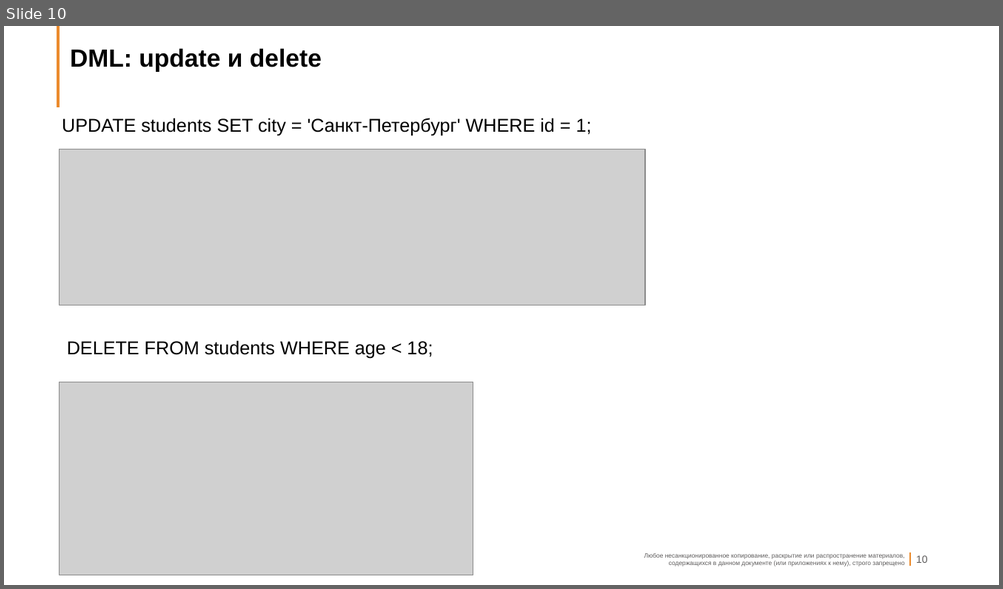
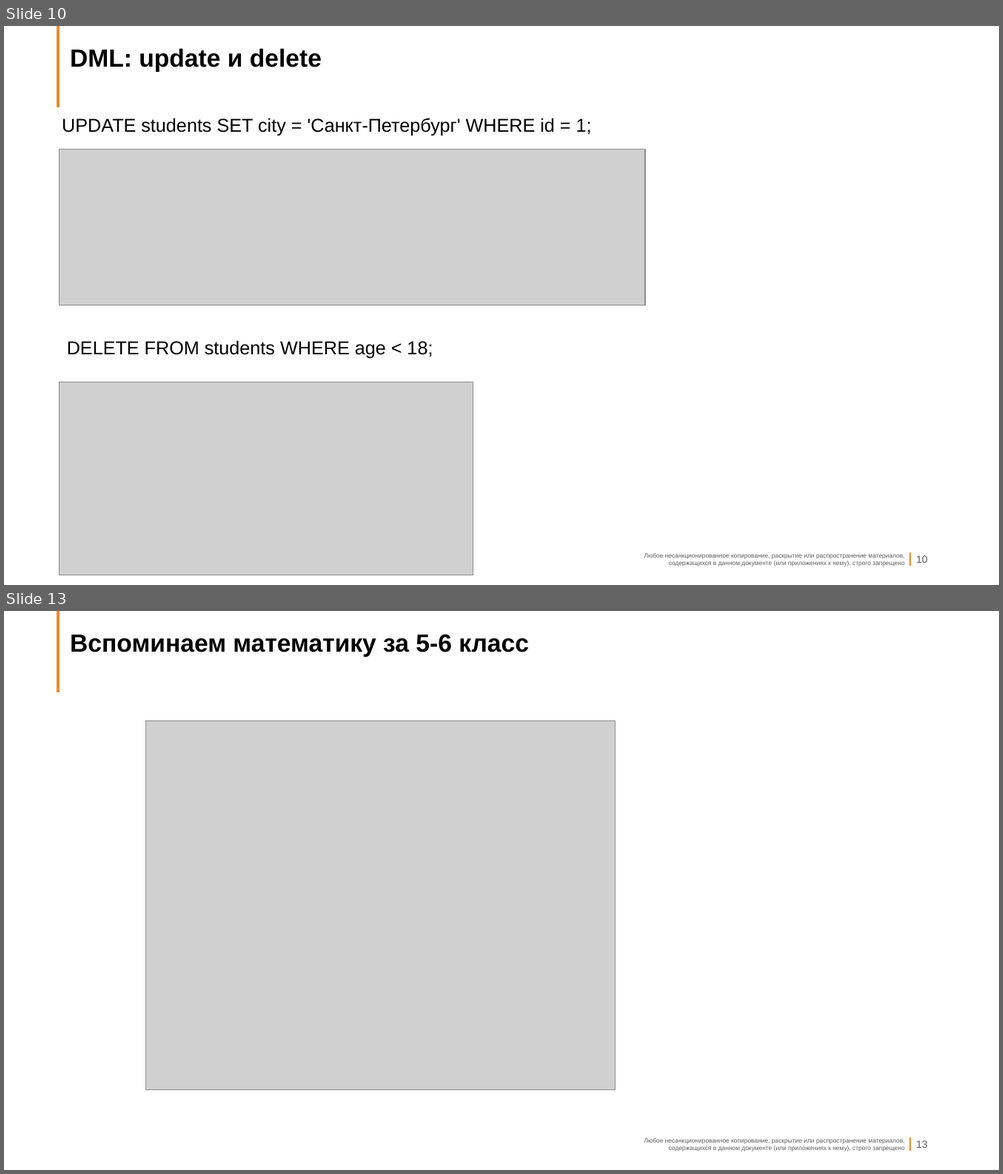
Before and after one commit to vivyako/it-24107, a slide deck: Лекция2_Основы_SQL.pptx. Shown one above the other, each under a label of ours: slide 10 before the commit, slides 10 and 13 after it; the slides between them are not shown. The pictures are 1003x589 and 1003x1174 pixels, drawn with LibreOffice and Linux fonts; fonts in the diff are those of the drawing; grey boxes stand for pictures; background and template pictures are left out. Boxes give left, top, right and bottom in pixels: in the first picture for what was removed or moved away, otherwise in the second. Text is boxed around its words. In the diff, an @@ line names an element or a change of style, - is before the commit and + after.

```diff
--- a/Лекция2_Основы_SQL.pptx
+++ b/Лекция2_Основы_SQL.pptx
@@ slide 13 added at (x1=4, y1=611, x2=999, y2=1170), background #FFFFFF; not listed: 5 template elements that a slide beside it also shows @@
@@ title added at (x1=70, y1=634, x2=529, y2=657), 24 pt, text #000000, bold @@
+Вспоминаем математику за 5-6 класс
@@ picture added at (x1=146, y1=721, x2=615, y2=1090) @@
```
Also in this commit, not shown: 1 slide changed, 19 other slides added.
